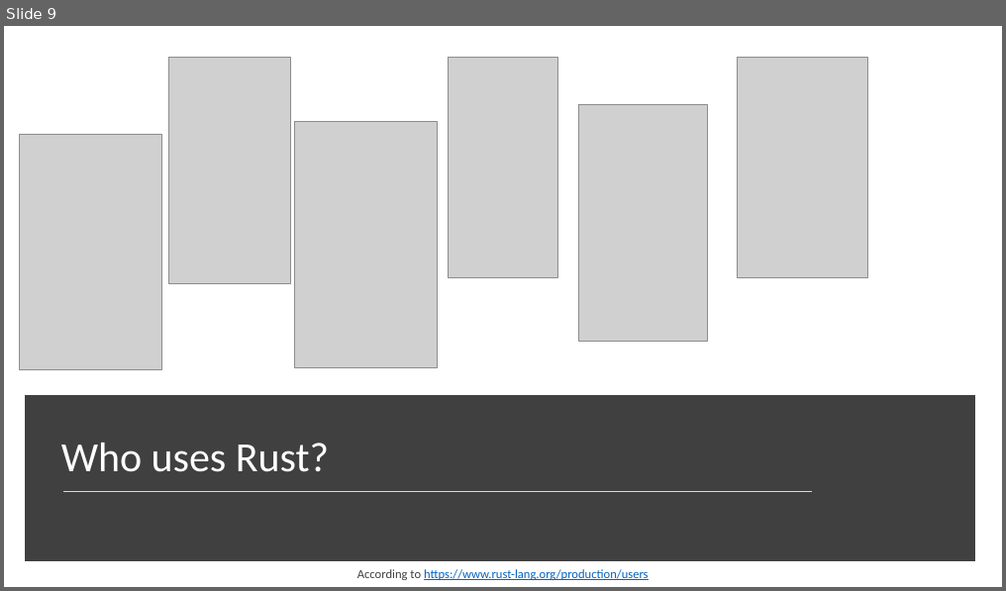
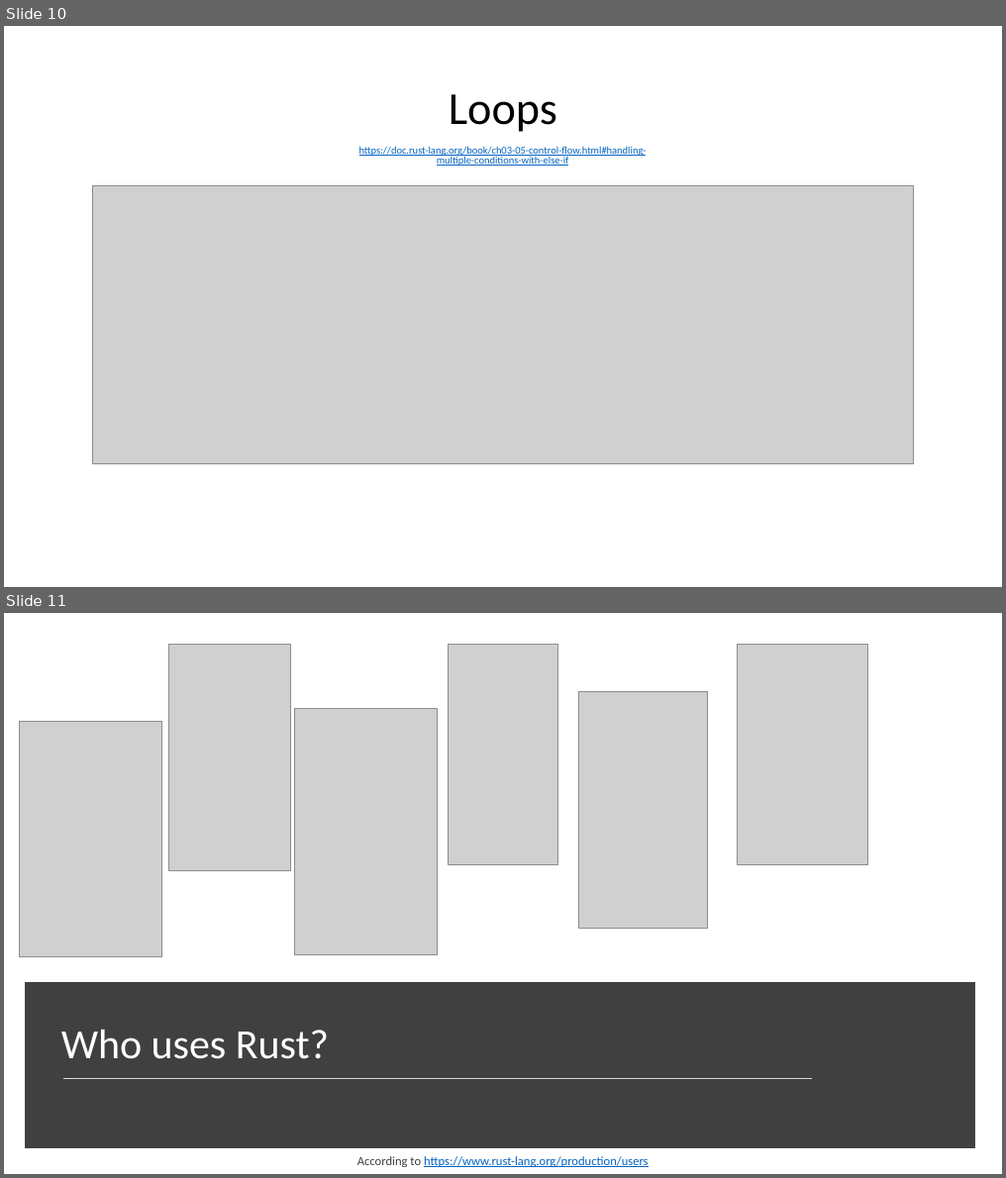
Before and after one commit to ctrachte/Rust-Tutorials, a slide deck: RustIntro.pptx. Shown one above the other, each under a label of ours: slide 9 before the commit, slides 10 and 11 after it. The pictures are 1006x591 and 1006x1178 pixels, drawn with LibreOffice and Linux fonts; fonts in the diff are those of the drawing; grey boxes stand for pictures. Boxes give left, top, right and bottom in pixels: in the first picture for what was removed or moved away, otherwise in the second. Text is boxed around its words. In the diff, an @@ line names an element or a change of style, - is before the commit and + after.

Commit message:
update ppt

```diff
--- a/RustIntro.pptx
+++ b/RustIntro.pptx
@@ slide 10 added at bbox=[4, 26, 1002, 587], background #FFFFFF @@
@@ title added at bbox=[449, 94, 557, 132], 44 pt, text #000000 @@
+Loops
@@ text added at bbox=[359, 146, 647, 166], 10 pt, text #0563C1, underline @@
+https://doc.rust-lang.org/book/ch03-05-control-flow.html#handling-multiple-conditions-with-else-if
@@ picture added at bbox=[92, 185, 914, 464] @@
@@ what was slide 9 is now slide 11 @@
```
Also in this commit, not shown: 1 other slide added, 1 other file.
